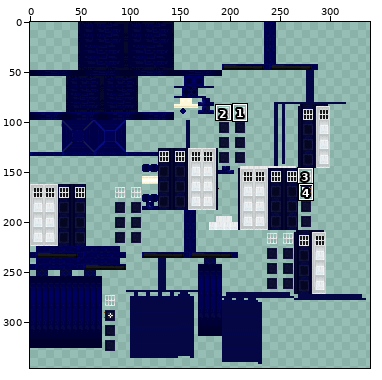
File history of a sprite sheet, src/main/resources/assets/awt/textures/blockentities/exteriors/policebox_alt/policebox_alt.png. Above, an overview of the earlier version with the close-up marked.
Close-up. Before the commit:
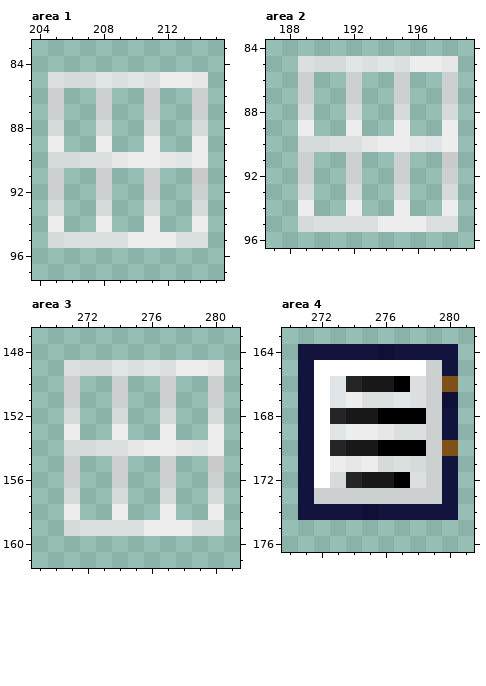
The file is 512x512 pixels. Pixels under 10% opacity are left out. Colours within 5 levels of each other are drawn and written as one. Shown: area 1: x 204..215, y 83..97; area 2: x 187..199, y 84..96; area 3: x 269..281, y 147..161; area 4: x 270..281, y 163..176. The wide view leaves out empty margins. The commit also changed other parts of the picture, which this record leaves out.
Now the later version:
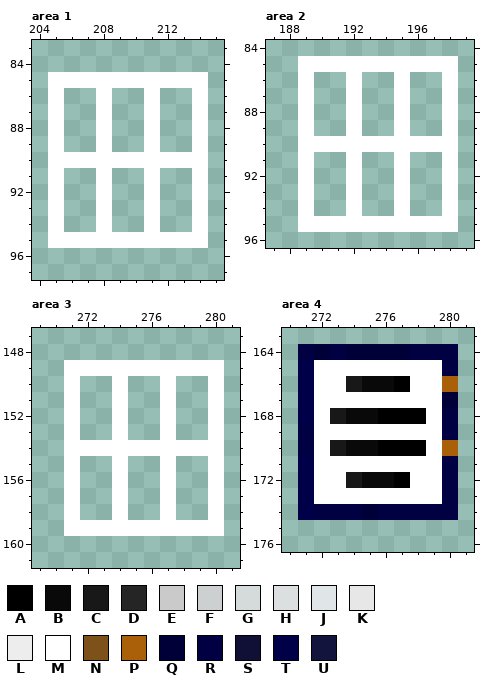
Palette (. is transparent): A #000000  B #090909  C #181818  D #252525  E #cbcaca  F #cdd0d0  G #d5dada  H #dbdfdf  J #e0e6e8  K #e7e7e7  L #ededed  M #ffffff  N #7e511a  P #a96008  Q #000039  R #000042  S #100f35  T #000049  U #12143e
Edits made:
Changed rows in their new state; - is an unchanged pixel.
Area 1:
first column x 205:
85 MMMMMMMMMM
86 M--M--M--M
87 M--M--M--M
88 M--M--M--M
89 M--M--M--M
90 MMMMMMMMMM
91 M--M--M--M
92 M--M--M--M
93 M--M--M--M
94 M--M--M--M
95 MMMMMMMMMM
Area 2:
first column x 189:
85 MMMMMMMMMM
86 M--M--M--M
87 M--M--M--M
88 M--M--M--M
89 M--M--M--M
90 MMMMMMMMMM
91 M--M--M--M
92 M--M--M--M
93 M--M--M--M
94 M--M--M--M
95 MMMMMMMMMM
Area 3:
first column x 271:
149 MMMMMMMMMM
150 M--M--M--M
151 M--M--M--M
152 M--M--M--M
153 M--M--M--M
154 MMMMMMMMMM
155 M--M--M--M
156 M--M--M--M
157 M--M--M--M
158 M--M--M--M
159 MMMMMMMMMM
Area 4:
first column x 271:
164 RQRQQQQRRR
165 T-------MR
166 T-MCBB-MMP
167 T-MMMMMMMQ
168 T-CBB---MR
169 R-MMMMMMMR
170 R-CBB---MP
171 T-MMMMMMMR
172 T-MCBB-MMR
173 TMMMMMMMMR
174 TRRRQRRRRR
Where, in picture pixels (left, top, right, bottom), the same in both close-ups:
changed: (48, 72, 208, 248)
changed: (298, 56, 458, 232)
changed: (64, 360, 224, 536)
changed: (298, 344, 458, 520)
